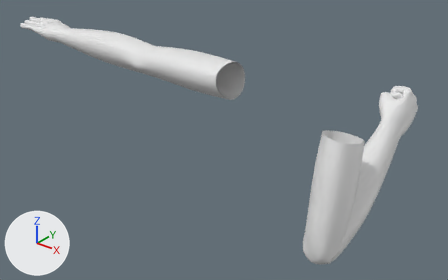
Two versions of the Blender file BlendModel/ViewmodelHand.blend, one commit apart.
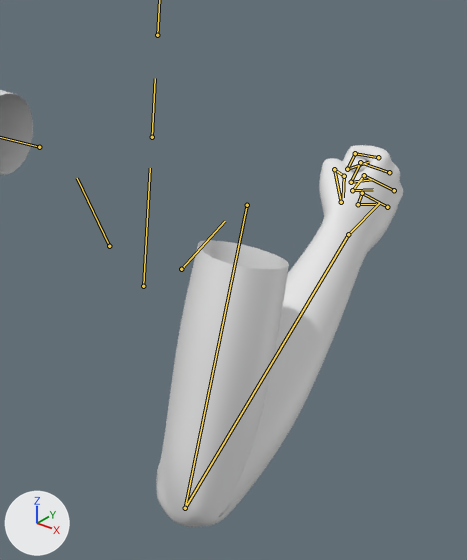
There are two pictures of each version: one whole from a 50 mm camera at (0.587, -0.87, 0.301) aimed at (-0.253, 0.18, -0.35), one close up on the part from 51% to 100% of the width and 6% to 100% of the height. The axes (+X, +Y, +Z) are drawn at lower left. The lights are the same throughout. Both versions are drawn at frame 30 of the action 'Telekinesis.Grab-End'; the numbers are the values there. The bones that bend it are drawn over the model as lines in the close-ups.

The first close-up shows 'Hands'.
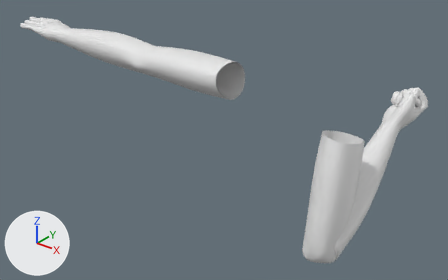
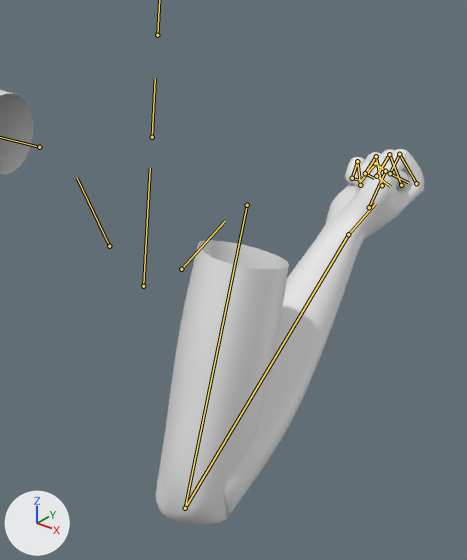
Changed parts and their boxes (x1, y1, x2, y2) in the close-ups (467 x 560 px):
'Hands', posed: before (0, 90, 403, 527); after (0, 90, 424, 525)
bone 'Hand.R', root to tip: before (348, 234) to (380, 202); after (348, 234) to (375, 203)

The edits, one by one:
Bone 'LowerArm.R' (bone_lowerarm_r) turns from (-133, 0, 0) to (-126, -24, -29) degrees about its own x, y and z.
Bone 'Hand.R' (bone_hand_r) turns from (0, 0, 0) to (0, 37, 0) degrees about its own x, y and z.
